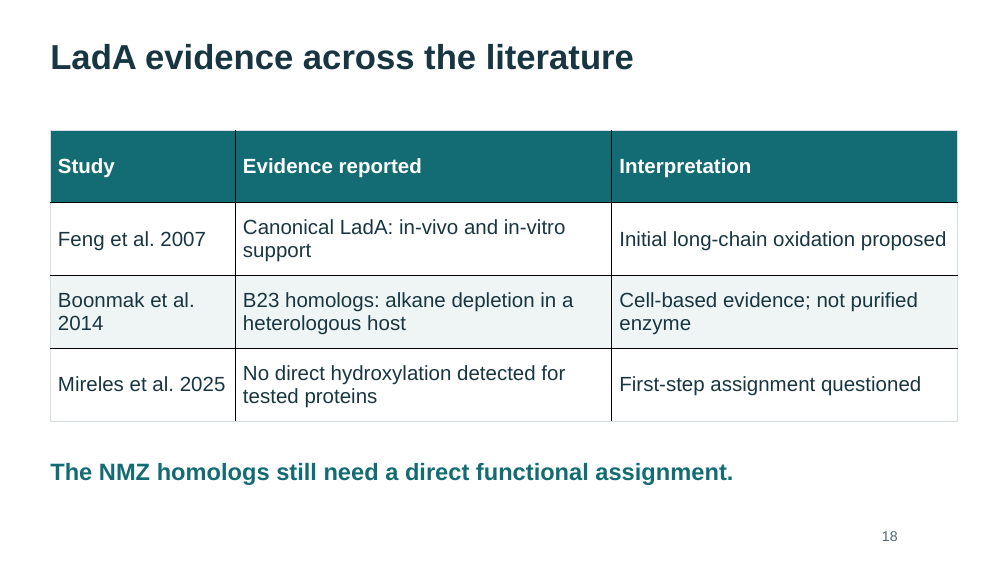
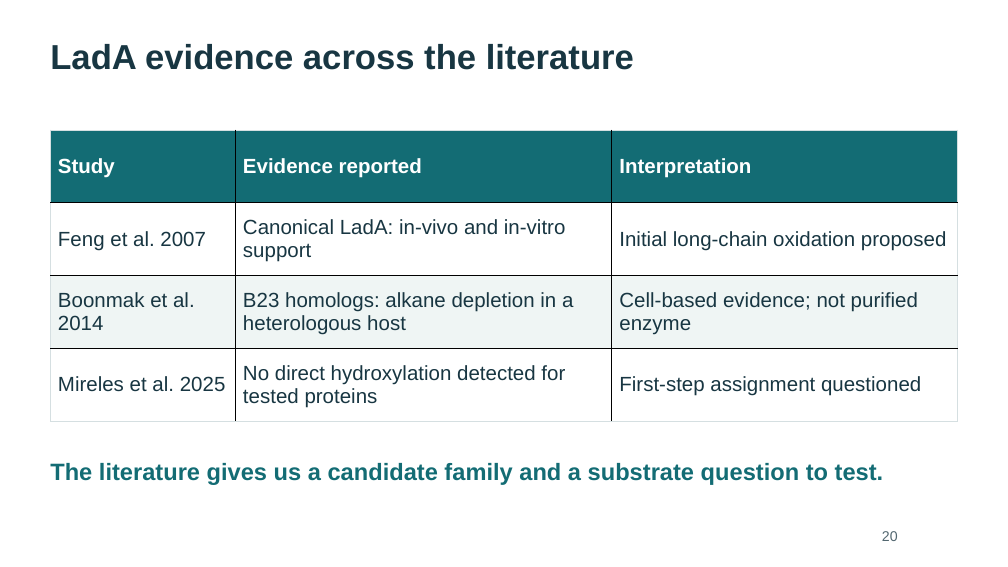
Before and after one commit to WhyAdr/sm-manu, a slide deck: slide 20 of explainer/NMZ-Serratia-genomics-explainer-2026-10-20.pptx (slide 18 before the commit). Drawn at 1008x567 pixels with LibreOffice and Linux fonts; fonts in the diff are those of the drawing. Boxes give left, top, right and bottom in pixels: in the first picture for what was removed or moved away, otherwise in the second. Text is boxed around its words. In the diff, an @@ line names an element or a change of style, - is before the commit and + after.

```diff
--- a/explainer/NMZ-Serratia-genomics-explainer-2026-10-20.pptx
+++ b/explainer/NMZ-Serratia-genomics-explainer-2026-10-20.pptx
@@ text at [50,463,884,485]: text changed @@
-The NMZ homologs still need a direct functional assignment.
+The literature gives us a candidate family and a substrate question to test.
@@ text at [882,531,898,541]: text changed @@
-18
+20
```
Also in this commit, not shown: 21 other slides changed, 4 slides added, 1 slide removed, 12 other files.
